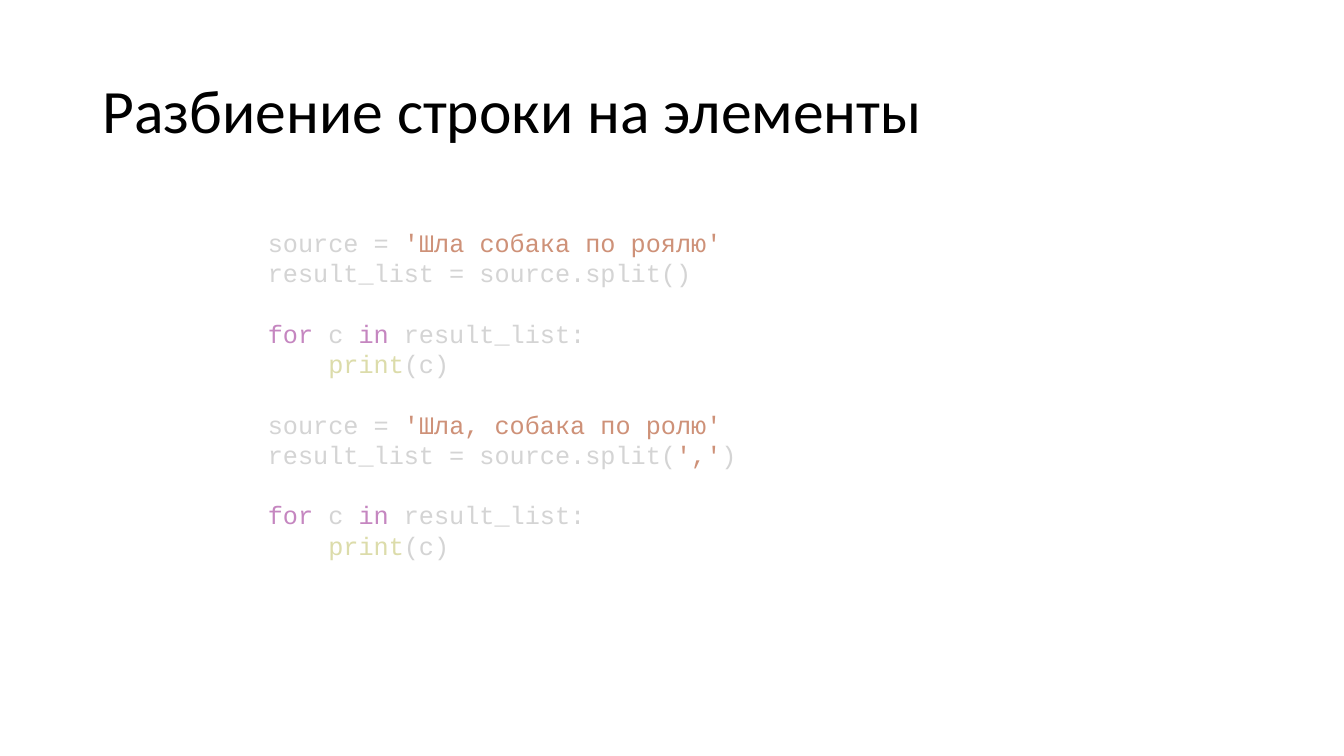
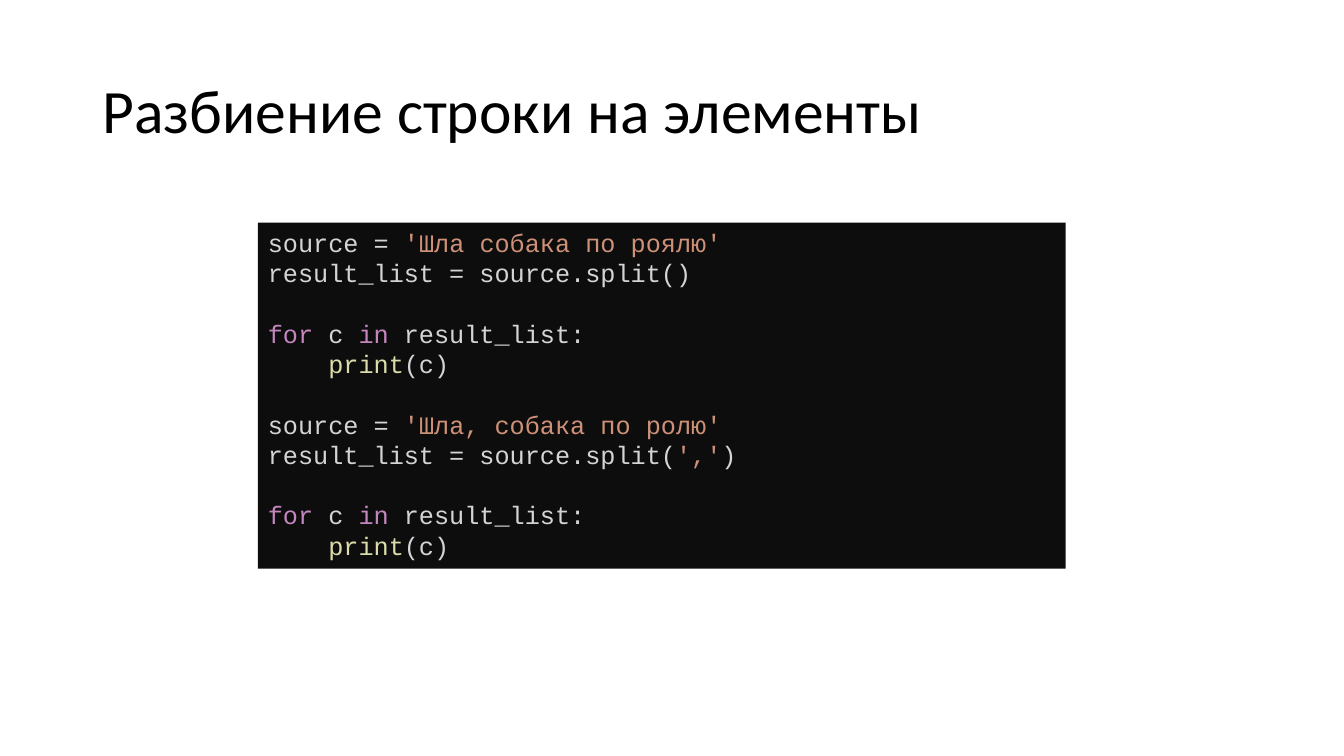
Before and after one commit to paveltsytovich/telegram-course, a slide deck: slide 106 of Presentation/Разработка ботов для телеграмм на Python.pptx. Drawn at 1344x756 pixels with LibreOffice and Linux fonts; fonts in the diff are those of the drawing. Boxes give left, top, right and bottom in pixels: in the first picture for what was removed or moved away, otherwise in the second. Text is boxed around its words. In the diff, an @@ line names an element or a change of style, - is before the commit and + after.

```diff
--- a/Presentation/Разработка ботов для телеграмм на Python.pptx
+++ b/Presentation/Разработка ботов для телеграмм на Python.pptx
@@ rectangle "source = 'Шла собака по ...": place and size @@
-rectangle "source = 'Шла собака по ..." at (268,234,736,560)
+rectangle "source = 'Шла собака по ..." at (258,223,1066,569)
@@ rectangle "source = 'Шла собака по ..." at (258,223,1066,569): fill none to #0D0D0D @@
```
Also in this commit, not shown: 23 other slides changed.
